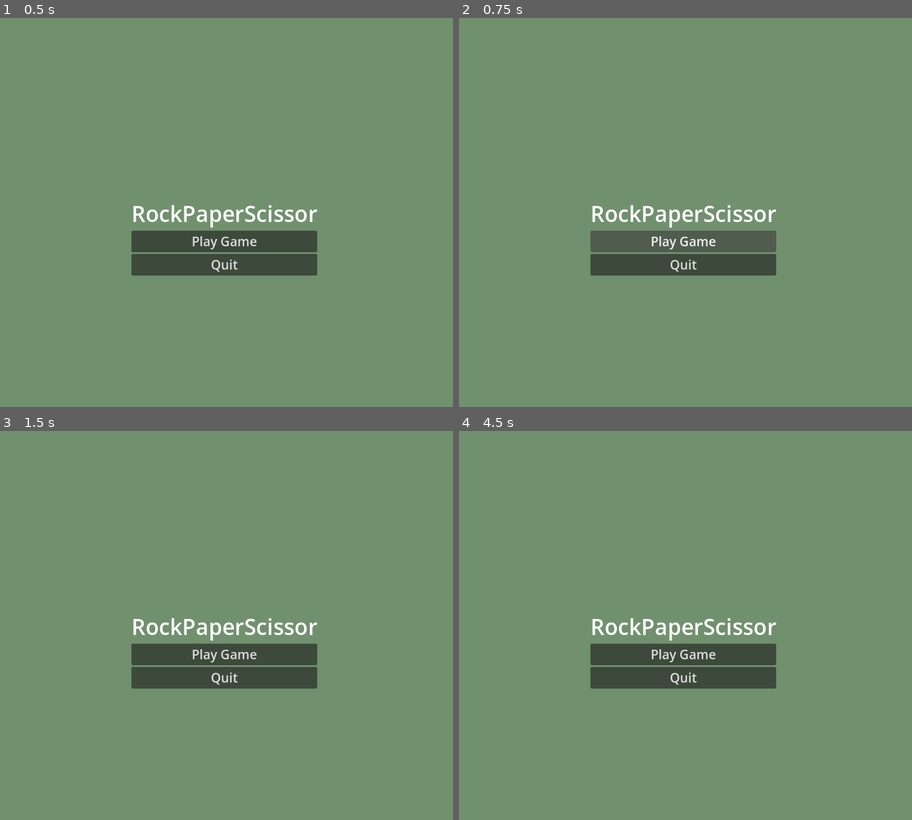
Above: before the commit, frames 1-4 (two rows, left to right).
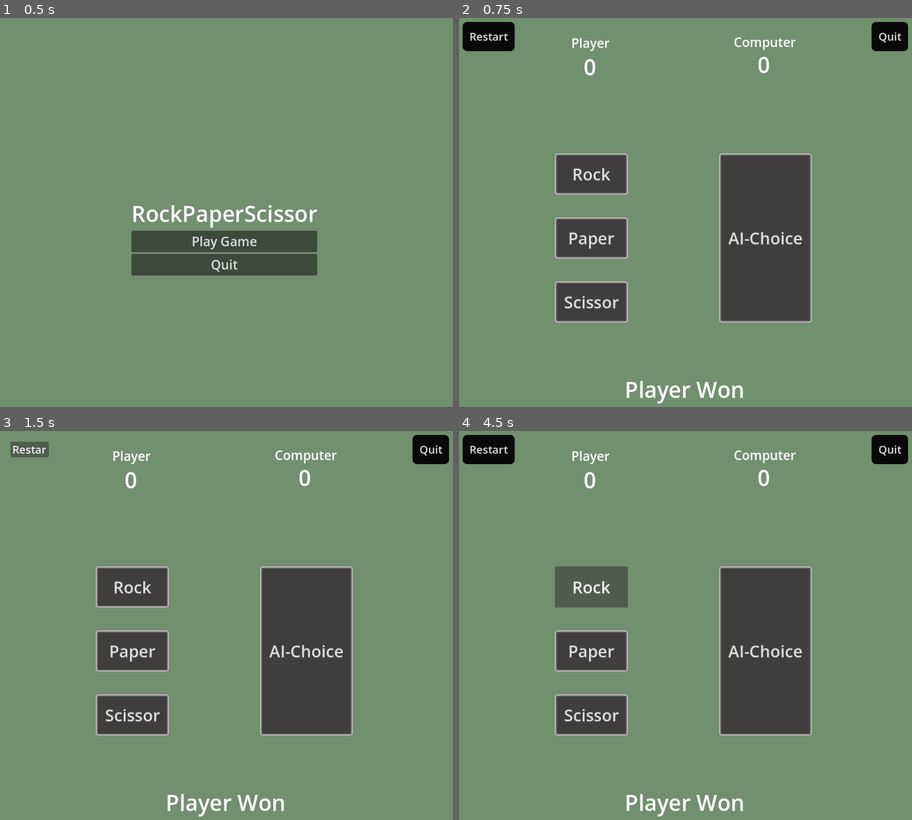
Above: after the commit, the same moments.

Repository: ankit-suman-07/GODOT_RockPaperScissor
Game: Godot game, scene res://scenes/main_menu.tscn
Two runs of this game, one before a commit and one after it. Both use one fixed random seed, a clock stepped at 60 frames per second and the inputs below. The project has no main scene, so this scene is started directly.
Inputs (mouse positions are in pixels of both pictures, inside the frame that each line leads up to):
- Up to frame 1 (0.5 s): no input
- Up to frame 2 (0.75 s): click "Play Game" at 0.5 s
- Up to frame 3 (1.5 s): click (31, 450) at 1.25 s, where only the run after the commit has a clickable "Restart"
- Up to frame 4 (4.5 s): click (685, 652) at 2 s, where only the run before the commit has a clickable "Play Game"; click (490, 450) at 2.75 s, where only the run after the commit has a clickable "Restart"; click (490, 450) at 3.5 s, where only the run after the commit has a clickable "Restart"; click (590, 586) at 4.25 s, where only the run after the commit has a clickable "Rock"

Frame 1 is identical in both runs. In frame 2, 18% of the frame differs, in the area x 0-100%, y 1-100%; in frame 3, 17%; in frame 4, 18%.

Commit message:
Create scripts for scenes

Diff:
--- a/scenes/main_menu.tscn
+++ b/scenes/main_menu.tscn
@@ -1,6 +1,9 @@
 [gd_scene format=3 uid="uid://ctlqc6sc1bs3x"]
 
+[ext_resource type="Script" uid="uid://dflgp1ccq5j35" path="res://scripts/main_menu.gd" id="1_l6cm7"]
+
 [node name="MainMenu" type="Node2D" unique_id=1382899956]
+script = ExtResource("1_l6cm7")
 
 [node name="CenterContainer" type="CenterContainer" parent="." unique_id=1312167831]
 offset_right = 994.0
@@ -23,3 +26,6 @@
 layout_mode = 2
 theme_override_font_sizes/font_size = 28
 text = "Quit"
+
+[connection signal="pressed" from="CenterContainer/VBoxContainer/StartBtn" to="." method="_on_start_btn_pressed"]
+[connection signal="pressed" from="CenterContainer/VBoxContainer/ExitBtn" to="." method="_on_exit_btn_pressed"]
--- a/scenes/start_game.tscn
+++ b/scenes/start_game.tscn
@@ -1,6 +1,7 @@
 [gd_scene format=3 uid="uid://c5tbn804captn"]
 
 [ext_resource type="StyleBox" uid="uid://cr4g42uug7h5g" path="res://styles/new_style_box_flat.tres" id="1_c75kr"]
+[ext_resource type="Script" uid="uid://dclr343nxr2wa" path="res://scripts/start_game.gd" id="1_tq2sd"]
 
 [sub_resource type="StyleBoxFlat" id="StyleBoxFlat_c75kr"]
 bg_color = Color(0.0361009, 0.036100917, 0.036100868, 1)
@@ -14,6 +15,7 @@
 expand_margin_bottom = 15.0
 
 [node name="StartGame" type="Node2D" unique_id=783476528]
+script = ExtResource("1_tq2sd")
 
 [node name="CenterContainer" type="CenterContainer" parent="." unique_id=309582494]
 offset_right = 994.0
@@ -140,3 +142,6 @@
 theme_override_font_sizes/font_size = 24
 theme_override_styles/normal = SubResource("StyleBoxFlat_c75kr")
 text = "Restart"
+
+[connection signal="pressed" from="ExitBtn" to="." method="_on_exit_btn_pressed"]
+[connection signal="pressed" from="RestartBtn" to="." method="_on_restart_btn_pressed"]
--- /dev/null
+++ b/scripts/main_menu.gd
@@ -0,0 +1,21 @@
+extends Node2D
+
+
+# Called when the node enters the scene tree for the first time.
+func _ready() -> void:
+	pass # Replace with function body.
+
+
+# Called every frame. 'delta' is the elapsed time since the previous frame.
+func _process(delta: float) -> void:
+	pass
+
+
+
+func _on_start_btn_pressed() -> void:
+	get_tree().change_scene_to_file("res://scenes/start_game.tscn")
+
+
+
+func _on_exit_btn_pressed() -> void:
+	get_tree().quit()
--- /dev/null
+++ b/scripts/start_game.gd
@@ -0,0 +1,20 @@
+extends Node2D
+
+
+# Called when the node enters the scene tree for the first time.
+func _ready() -> void:
+	pass # Replace with function body.
+
+
+# Called every frame. 'delta' is the elapsed time since the previous frame.
+func _process(delta: float) -> void:
+	pass
+
+
+
+func _on_exit_btn_pressed() -> void:
+	get_tree().change_scene_to_file("res://scenes/main_menu.tscn")
+
+
+func _on_restart_btn_pressed() -> void:
+	get_tree().reload_current_scene()
Not shown, added: scripts/main_menu.gd.uid
Not shown, added: scripts/start_game.gd.uid
